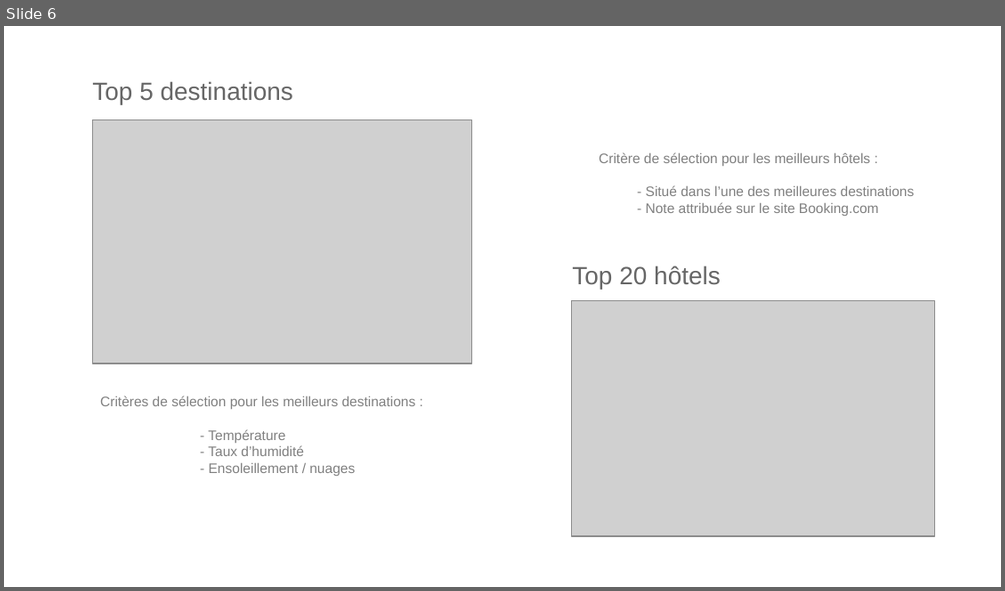
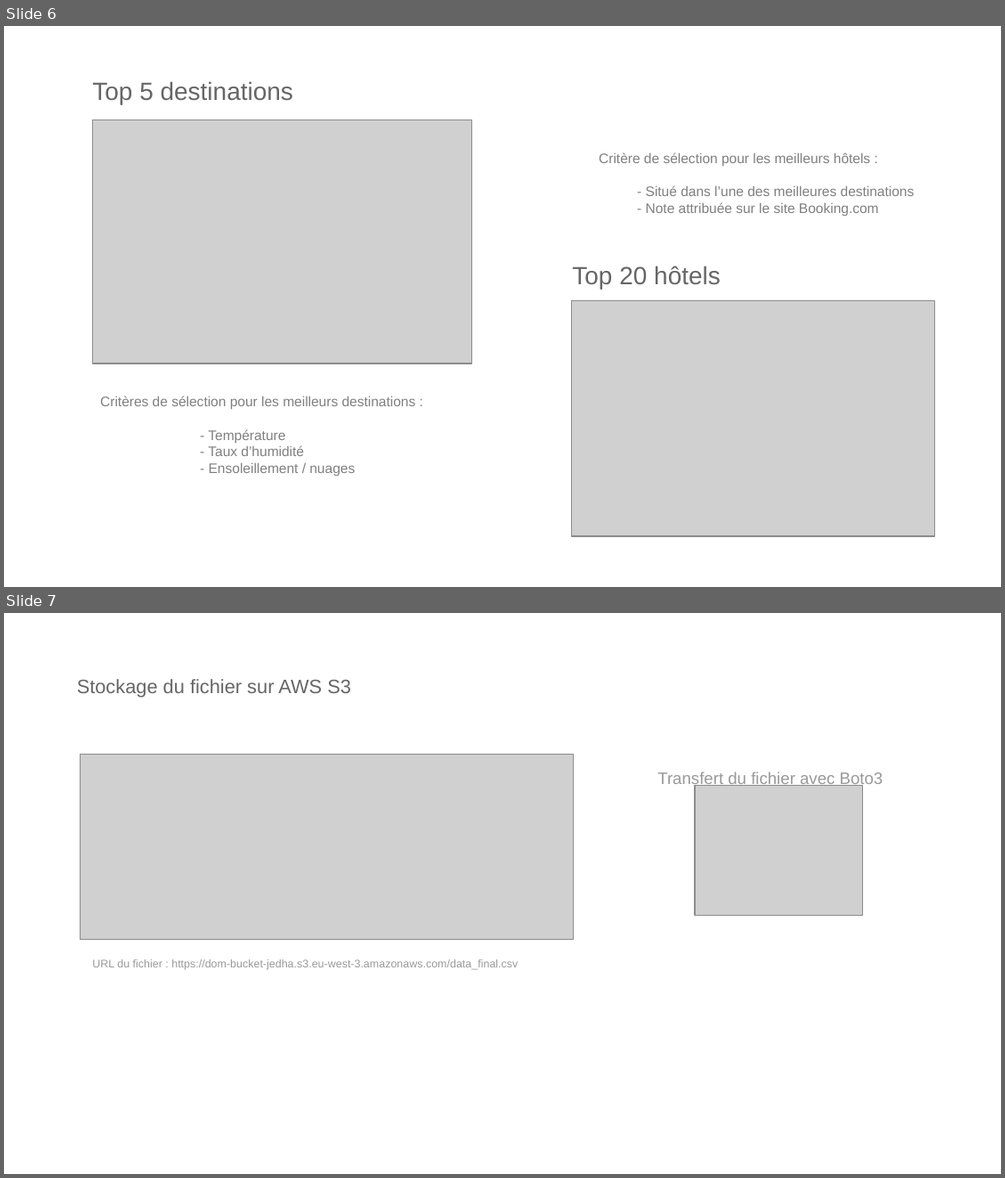
Before and after one commit to dourmiah/Kayak, a slide deck: Kayak_Presentation.odp. Shown one above the other, each under a label of ours: slide 6 before the commit, slides 6 and 7 after it. The pictures are 1005x591 and 1005x1178 pixels, drawn with LibreOffice and Linux fonts; fonts in the diff are those of the drawing; grey boxes stand for pictures. Boxes give left, top, right and bottom in pixels: in the first picture for what was removed or moved away, otherwise in the second. Text is boxed around its words. In the diff, an @@ line names an element or a change of style, - is before the commit and + after.

Commit message:
Ajout slides Stockage BDD

```diff
--- a/Kayak_Presentation.odp
+++ b/Kayak_Presentation.odp
@@ slide 7 added at [4,613,1001,1174], background #FFFFFF @@
@@ title added at [77,679,351,698], 14 pt, text #666666 @@
+Stockage du fichier sur AWS S3
@@ picture added at [80,754,574,939] @@
@@ title added at [657,771,883,788], 12 pt, text #999999 @@
+Transfert du fichier avec Boto3
@@ picture added at [695,786,862,915] @@
@@ title added at [92,959,518,970], 8 pt, text #999999 @@
+URL du fichier : https://dom-bucket-jedha.s3.eu-west-3.amazonaws.com/data_final.csv
```
Also in this commit, not shown: 2 slides changed, 1 other slide added, 3 other files.
